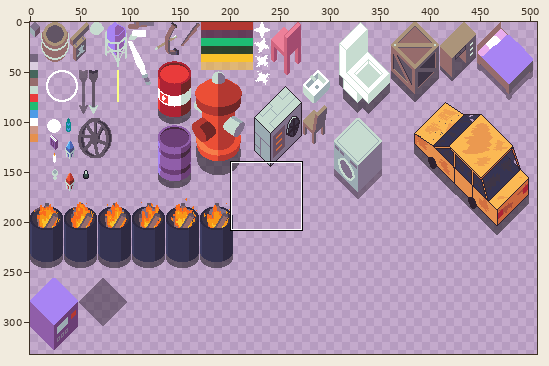
Sprite sheet: gamestream_flutter/images/atlas-gameobjects.png. Above: a wide view before the commit, with the close-up outlined.
Close-up. Before the edit:
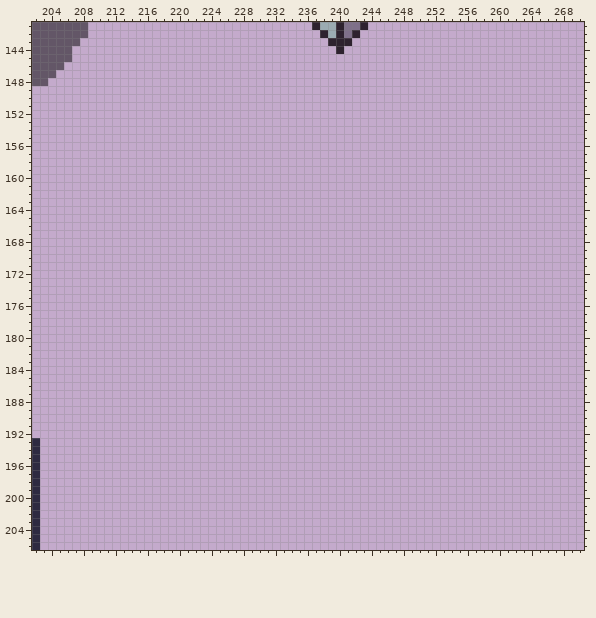
The file is 512x512 pixels. Colours within 5 levels of each other are drawn and written as one. Shown: x 202..270, y 141..206. The wide view leaves out empty margins.
After the commit:
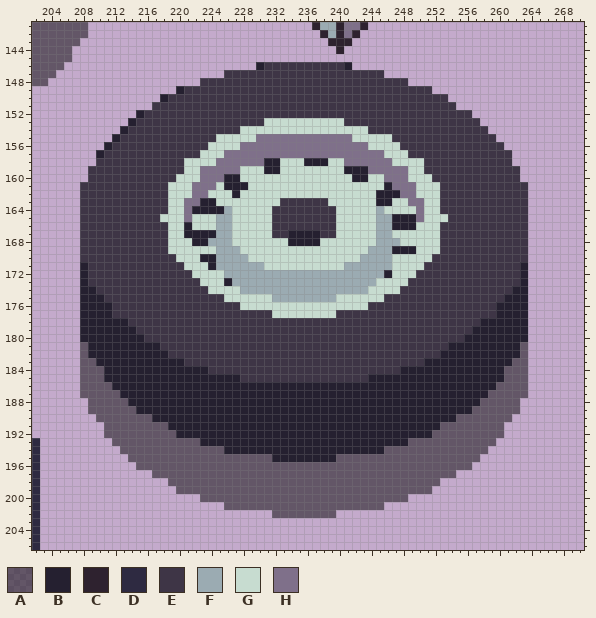
Palette (. is transparent): A #0000007e  B #252030  C #2e222f  D #2e2a41  E #3e3546  F #9babb2  G #c7dcd0  H #7f708a
Diff:
@@ x 202..270 @@
 145 AAAAA................................................................
-146 AAAA.................................................................
-147 AAA..................................................................
-148 AA...................................................................
-149 .....................................................................
-150 .....................................................................
-151 .....................................................................
-152 .....................................................................
-153 .....................................................................
-154 .....................................................................
-155 .....................................................................
-156 .....................................................................
-157 .....................................................................
-158 .....................................................................
-159 .....................................................................
-160 .....................................................................
-161 .....................................................................
-162 .....................................................................
-163 .....................................................................
-164 .....................................................................
-165 .....................................................................
-166 .....................................................................
-167 .....................................................................
-168 .....................................................................
-169 .....................................................................
-170 .....................................................................
-171 .....................................................................
-172 .....................................................................
-173 .....................................................................
-174 .....................................................................
-175 .....................................................................
-176 .....................................................................
-177 .....................................................................
-178 .....................................................................
-179 .....................................................................
-180 .....................................................................
-181 .....................................................................
-182 .....................................................................
-183 .....................................................................
-184 .....................................................................
-185 .....................................................................
-186 .....................................................................
-187 .....................................................................
-188 .....................................................................
-189 .....................................................................
-190 .....................................................................
-191 .....................................................................
-192 .....................................................................
-193 D....................................................................
-194 D....................................................................
-195 D....................................................................
-196 D....................................................................
-197 D....................................................................
-198 D....................................................................
-199 D....................................................................
-200 D....................................................................
-201 D....................................................................
-202 D....................................................................
+146 AAAA........................BEEEEEEEEEEB.............................
+147 AAA.....................EEEEEEEEEEEEEEEEEEEE.........................
+148 AA...................EEEEEEEEEEEEEEEEEEEEEEEEEE......................
+149 ..................BEEEEEEEEEEEEEEEEEEEEEEEEEEEEEEE...................
+150 ................BEEEEEEEEEEEEEEEEEEEEEEEEEEEEEEEEEEE.................
+151 ...............EEEEEEEEEEEEEEEEEEEEEEEEEEEEEEEEEEEEEE................
+152 .............BEEEEEEEEEEEEEEEEEEEEEEEEEEEEEEEEEEEEEEEEE..............
+153 ............BEEEEEEEEEEEEEEEEGGGGGGGGGGEEEEEEEEEEEEEEEEE.............
+154 ...........BEEEEEEEEEEEEEEGGGGGGGGGGGGGGGGEEEEEEEEEEEEEEE............
+155 ..........BEEEEEEEEEEEEGGGGGHHHHHHHHHHHHGGGGGEEEEEEEEEEEEE...........
+156 .........BEEEEEEEEEEEEGGGGHHHHHHHHHHHHHHHHGGGGEEEEEEEEEEEEE..........
+157 ........BEEEEEEEEEEEEGGGHHHHHHHHHHHHHHHHHHHHGGGEEEEEEEEEEEEE.........
+158 ........EEEEEEEEEEEGGGGHHHHHHBBGGGBBBGGHHHHHHGGGGEEEEEEEEEEE.........
+159 .......EEEEEEEEEEEEGGHHHHHGGGBBGGGGGGGGBBBHHHHHGGEEEEEEEEEEEE........
+160 .......EEEEEEEEEEEGGGHHHBBGGGGGGGGGGGGGGBBGGHHHGGGEEEEEEEEEEE........
+161 ......EEEEEEEEEEEGGGHHHGBBBGGGGGGGGGGGGGGGGGBHHHGGGEEEEEEEEEEE.......
+162 ......EEEEEEEEEEEGGGHHGGGBGGGGGGGGGGGGGGGGGBBBHHGGGEEEEEEEEEEE.......
+163 ......EEEEEEEEEEEGGHHBBGGGGGGGGEEEEEEGGGGGGBBGGHHGGEEEEEEEEEEE.......
+164 ......EEEEEEEEEEEGGHBBBBFGGGGGEEEEEEEEGGGGGFGGGGHGGEEEEEEEEEEE.......
+165 ......EEEEEEEEEEGGGHGGGFFGGGGGEEEEEEEEGGGGGFFBBBHGGGEEEEEEEEEE.......
+166 ......EEEEEEEEEEEGGBGGGFFGGGGGEEEEEEEEGGGGGFFBBBGGGEEEEEEEEEEE.......
+167 ......EEEEEEEEEEEGGBBBBFFGGGGGEEBBBBEEGGGGGFFGGGGGGEEEEEEEEEEE.......
+168 ......EEEEEEEEEEEGGGBBFFFGGGGGGGBBBBGGGGGGGFFFGGGGGEEEEEEEEEEE.......
+169 ......EEEEEEEEEEEGGGGGGFFFGGGGGGGGGGGGGGGGFFFBBBGGGEEEEEEEEEEE.......
+170 ......EEEEEEEEEEEEGGGBBFFFFGGGGGGGGGGGGGGFFFFGGGGGEEEEEEEEEEEE.......
+171 ......BEEEEEEEEEEEEGGGBFFFFFFGGGGGGGGGGFFFFFFGGGGEEEEEEEEEEEEB.......
+172 ......BEEEEEEEEEEEEEGGGGFFFFFFFFFFFFFFFFFFFFBGGGEEEEEEEEEEEEEB.......
+173 ......BEEEEEEEEEEEEEEGGGBFFFFFFFFFFFFFFFFFFGGGGEEEEEEEEEEEEEEB.......
+174 ......BBEEEEEEEEEEEEEEGGGGFFFFFFFFFFFFFFFFGGGGEEEEEEEEEEEEEEBB.......
+175 ......BBBEEEEEEEEEEEEEEEGGGGGGFFFFFFFFGGGGGGEEEEEEEEEEEEEEEBBB.......
+176 ......BBBBEEEEEEEEEEEEEEEEGGGGGGGGGGGGGGGGEEEEEEEEEEEEEEEEBBBB.......
+177 ......BBBBEEEEEEEEEEEEEEEEEEEEGGGGGGGGEEEEEEEEEEEEEEEEEEEEBBBB.......
+178 ......BBBBBBEEEEEEEEEEEEEEEEEEEEEEEEEEEEEEEEEEEEEEEEEEEEBBBBBB.......
+179 ......BBBBBBBEEEEEEEEEEEEEEEEEEEEEEEEEEEEEEEEEEEEEEEEEEBBBBBBB.......
+180 ......BBBBBBBBEEEEEEEEEEEEEEEEEEEEEEEEEEEEEEEEEEEEEEEEBBBBBBBB.......
+181 ......ABBBBBBBBBEEEEEEEEEEEEEEEEEEEEEEEEEEEEEEEEEEEEBBBBBBBBBA.......
+182 ......ABBBBBBBBBBEEEEEEEEEEEEEEEEEEEEEEEEEEEEEEEEEEBBBBBBBBBBA.......
+183 ......AABBBBBBBBBBBEEEEEEEEEEEEEEEEEEEEEEEEEEEEEEBBBBBBBBBBBAA.......
+184 ......AAABBBBBBBBBBBBBEEEEEEEEEEEEEEEEEEEEEEEEBBBBBBBBBBBBBAAA.......
+185 ......AAABBBBBBBBBBBBBBBBBEEEEEEEEEEEEEEEEBBBBBBBBBBBBBBBBBAAA.......
+186 ......AAAABBBBBBBBBBBBBBBBBBBBBBBBBBBBBBBBBBBBBBBBBBBBBBBBAAAA.......
+187 ......AAAAABBBBBBBBBBBBBBBBBBBBBBBBBBBBBBBBBBBBBBBBBBBBBBAAAAA.......
+188 .......AAAAABBBBBBBBBBBBBBBBBBBBBBBBBBBBBBBBBBBBBBBBBBBBAAAAA........
+189 .......AAAAAABBBBBBBBBBBBBBBBBBBBBBBBBBBBBBBBBBBBBBBBBBAAAAAA........
+190 ........AAAAAAABBBBBBBBBBBBBBBBBBBBBBBBBBBBBBBBBBBBBBAAAAAAA.........
+191 .........AAAAAAAABBBBBBBBBBBBBBBBBBBBBBBBBBBBBBBBBBAAAAAAAA..........
+192 .........AAAAAAAAABBBBBBBBBBBBBBBBBBBBBBBBBBBBBBBBAAAAAAAAA..........
+193 D.........AAAAAAAAAAABBBBBBBBBBBBBBBBBBBBBBBBBBAAAAAAAAAAA...........
+194 D..........AAAAAAAAAAAAABBBBBBBBBBBBBBBBBBBBAAAAAAAAAAAAA............
+195 D...........AAAAAAAAAAAAAAAAAABBBBBBBBAAAAAAAAAAAAAAAAAA.............
+196 D............AAAAAAAAAAAAAAAAAAAAAAAAAAAAAAAAAAAAAAAAAA..............
+197 D..............AAAAAAAAAAAAAAAAAAAAAAAAAAAAAAAAAAAAAA................
+198 D................AAAAAAAAAAAAAAAAAAAAAAAAAAAAAAAAAA..................
+199 D.................AAAAAAAAAAAAAAAAAAAAAAAAAAAAAAAA...................
+200 D....................AAAAAAAAAAAAAAAAAAAAAAAAAA......................
+201 D.......................AAAAAAAAAAAAAAAAAAAA.........................
+202 D.............................AAAAAAAA...............................
 203 D....................................................................
